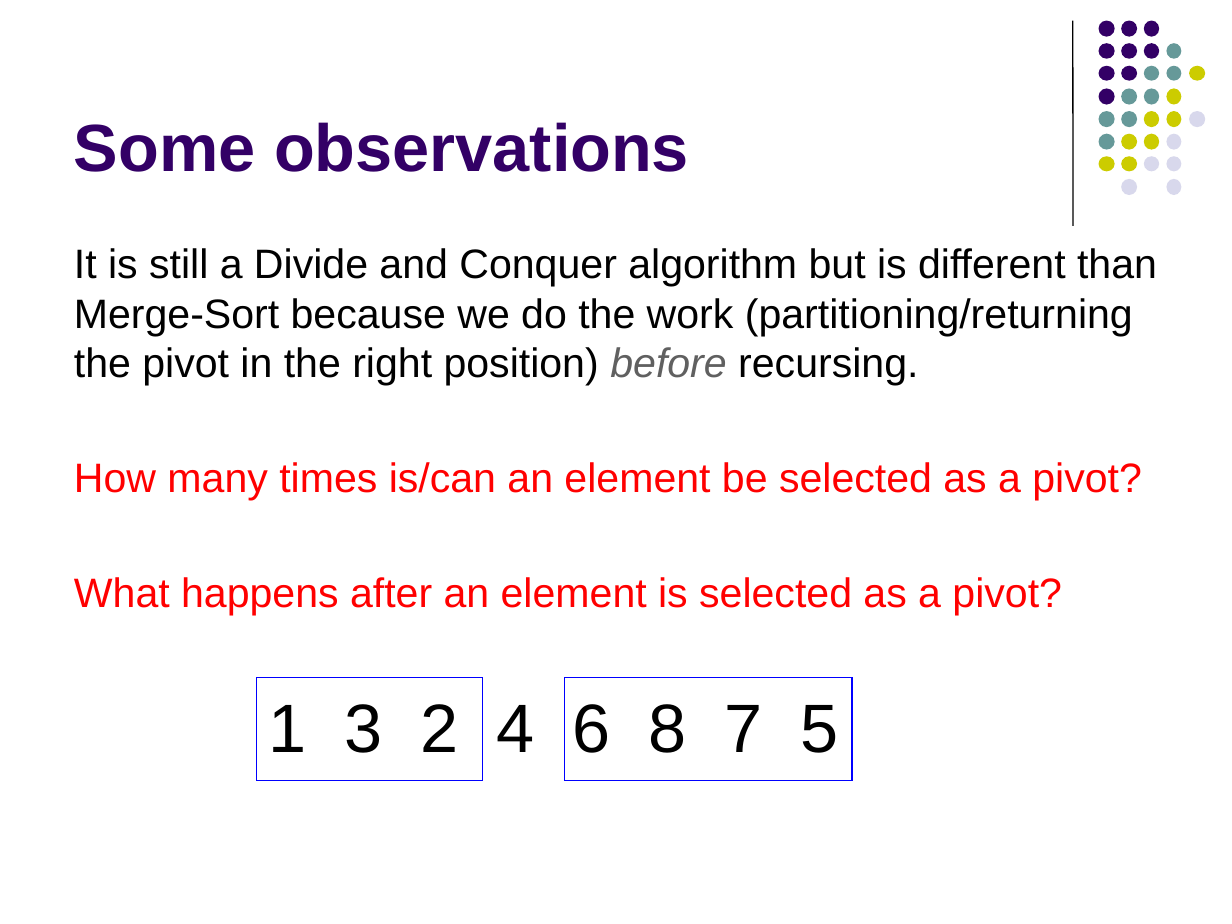
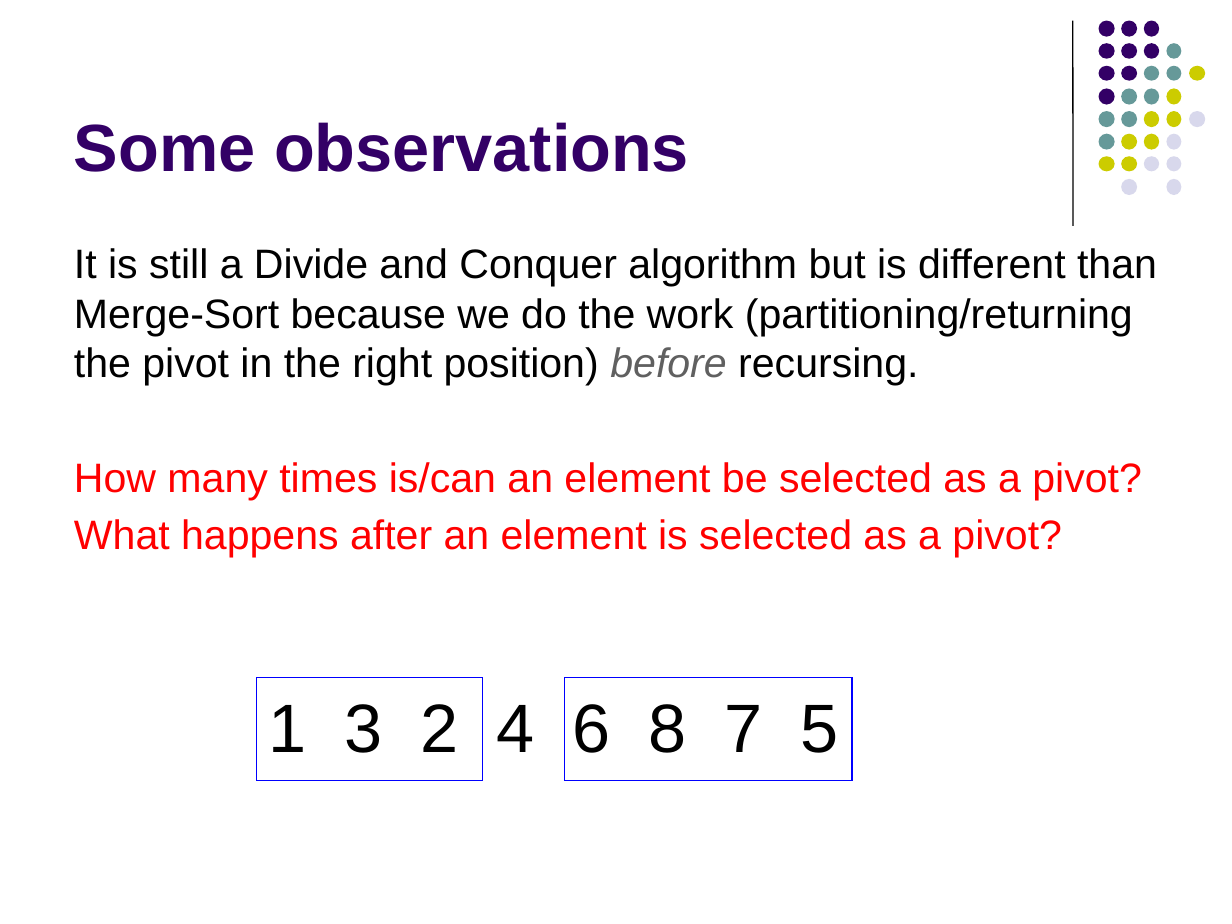
Before and after one commit to Collins-kariuk/Algorithms, a slide deck: slide 47 of Lectures/Lecture 05_Sorting Concluded.pptx. Drawn at 1232x924 pixels with LibreOffice and Linux fonts; fonts in the diff are those of the drawing. Boxes give left, top, right and bottom in pixels: in the first picture for what was removed or moved away, otherwise in the second. Text is boxed around its words. In the diff, an @@ line names an element or a change of style, - is before the commit and + after.

```diff
--- a/Lectures/Lecture 05_Sorting Concluded.pptx
+++ b/Lectures/Lecture 05_Sorting Concluded.pptx
@@ text "It is still a Divide ..." rewrapped from (74, 248, 1157, 615) to (74, 248, 1157, 558) @@
```
Also in this commit, not shown: 5 other slides changed.
